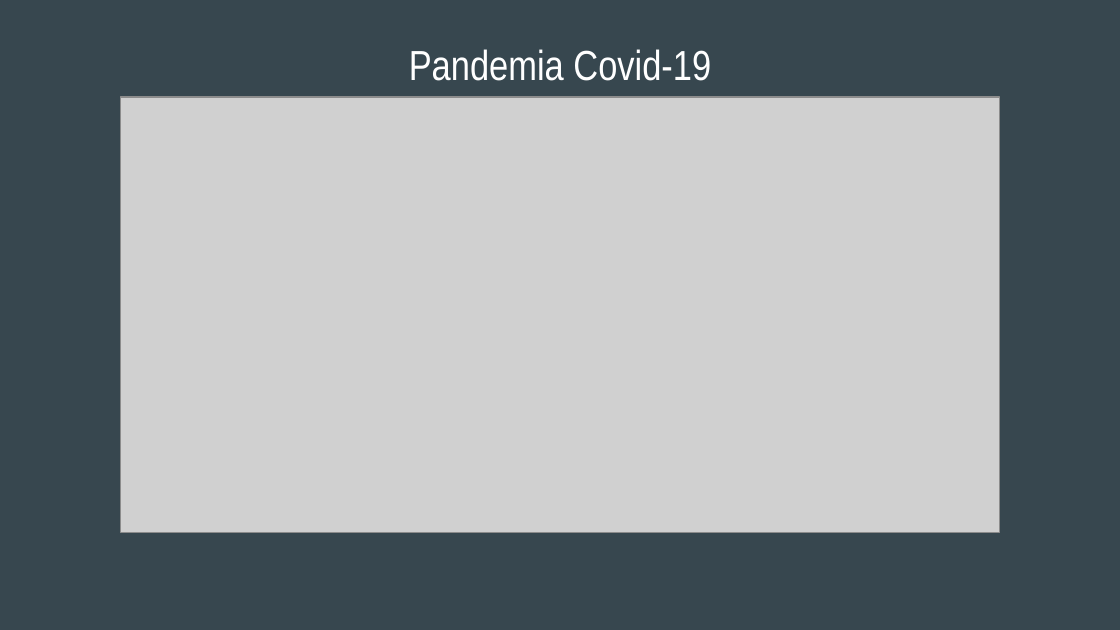
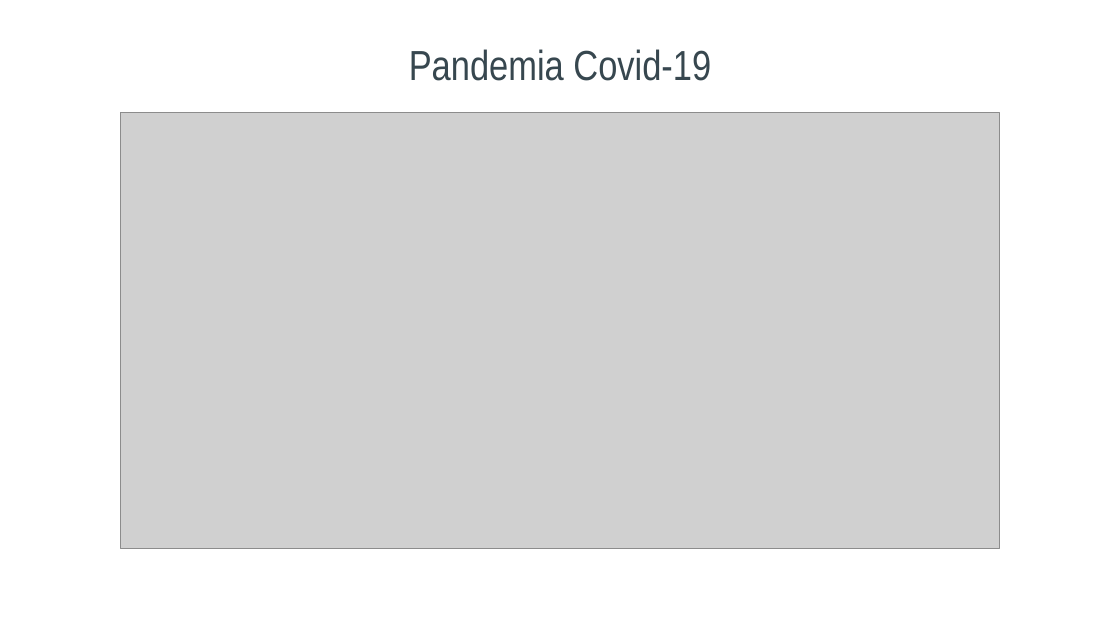
Before and after one commit to pierogitozycie/labour_market, a slide deck: slide 4 of Rynek pracy w Polsce.pptx. Drawn at 1120x630 pixels with LibreOffice and Linux fonts; fonts in the diff are those of the drawing; grey boxes stand for pictures. Boxes give left, top, right and bottom in pixels: in the first picture for what was removed or moved away, otherwise in the second. Text is boxed around its words. In the diff, an @@ line names an element or a change of style, - is before the commit and + after.

Commit message:
added 1 slide to the presentation, changed the style of the presentation

```diff
--- a/Rynek pracy w Polsce.pptx
+++ b/Rynek pracy w Polsce.pptx
@@ background #37474F to #FFFFFF @@
@@ title "Pandemia Covid-19" at (x1=409, y1=49, x2=711, y2=81): text colour #FFFFFF to #37474F @@
@@ picture moved from (x1=121, y1=97, x2=999, y2=533) to (x1=121, y1=113, x2=999, y2=549) @@
```
Also in this commit, not shown: 2 other slides changed, 2 slides added, 1 slide removed, 1 other file.
